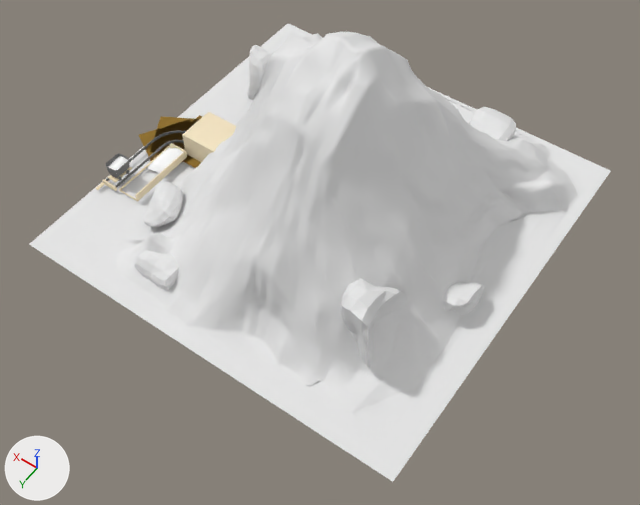
Before and after pictures for a commit that changed the Blender file manthus/mountain-mine/mountains-BLENDER_v256.blend.
One viewpoint serves both versions: a camera (50 mm lens) standing at (-3.18, 4.61, 6.44) and looking at (-0.4, 0.71, 0.32). Every picture has the same lights, and +X, +Y and +Z are marked at lower left.

Objects in the first picture: 'Cube', 'Dirt', 'Mountain.002', 'Tunnel'.
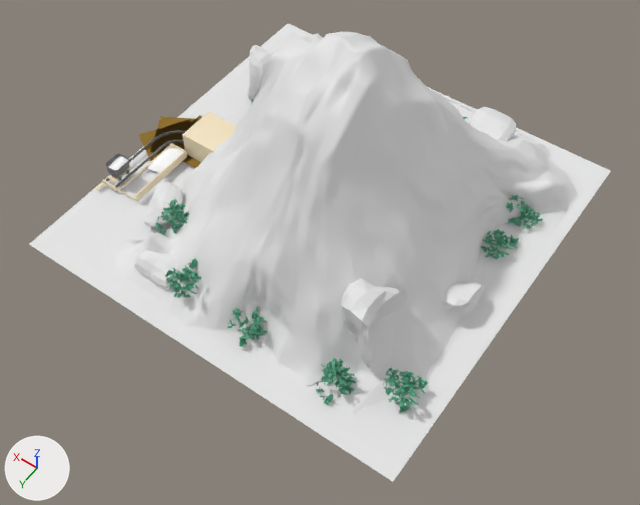
What differs and where, as boxes [x1, y1, x2, y2] in the pictures (640 x 505 px):
'plant1.005', shown (green)
    after: [384, 368, 428, 413]
'plant1.007', shown (green)
    after: [316, 358, 356, 405]
'plant1.004', shown (green)
    after: [165, 258, 202, 298]
'plant1.006', shown (green)
    after: [227, 307, 268, 347]
'plant1.008', shown (green)
    after: [480, 229, 519, 259]
'plant1.003', shown (green)
    after: [154, 199, 189, 235]
'plant1.009', shown (green)
    after: [506, 195, 543, 229]

The edits, one by one:
Object 'plant1.009' (ob_plant1_009) is now shown.
Object 'plant1.008' (ob_plant1_008) is now shown.
Object 'plant1.007' (ob_plant1_007) is now shown.
Object 'plant1.006' (ob_plant1_006) is now shown.
Object 'plant1.005' (ob_plant1_005) is now shown.
Object 'plant1.004' (ob_plant1_004) is now shown.
Object 'plant1.003' (ob_plant1_003) is now shown.
